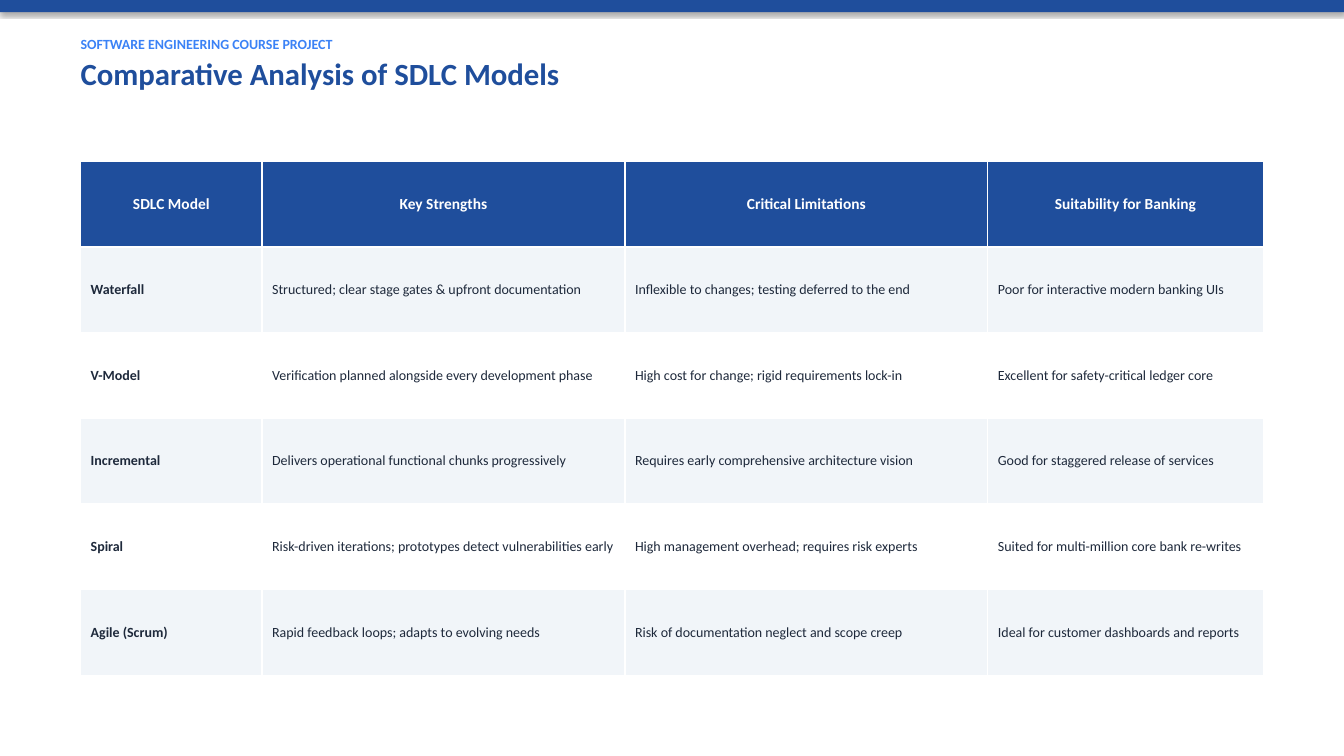
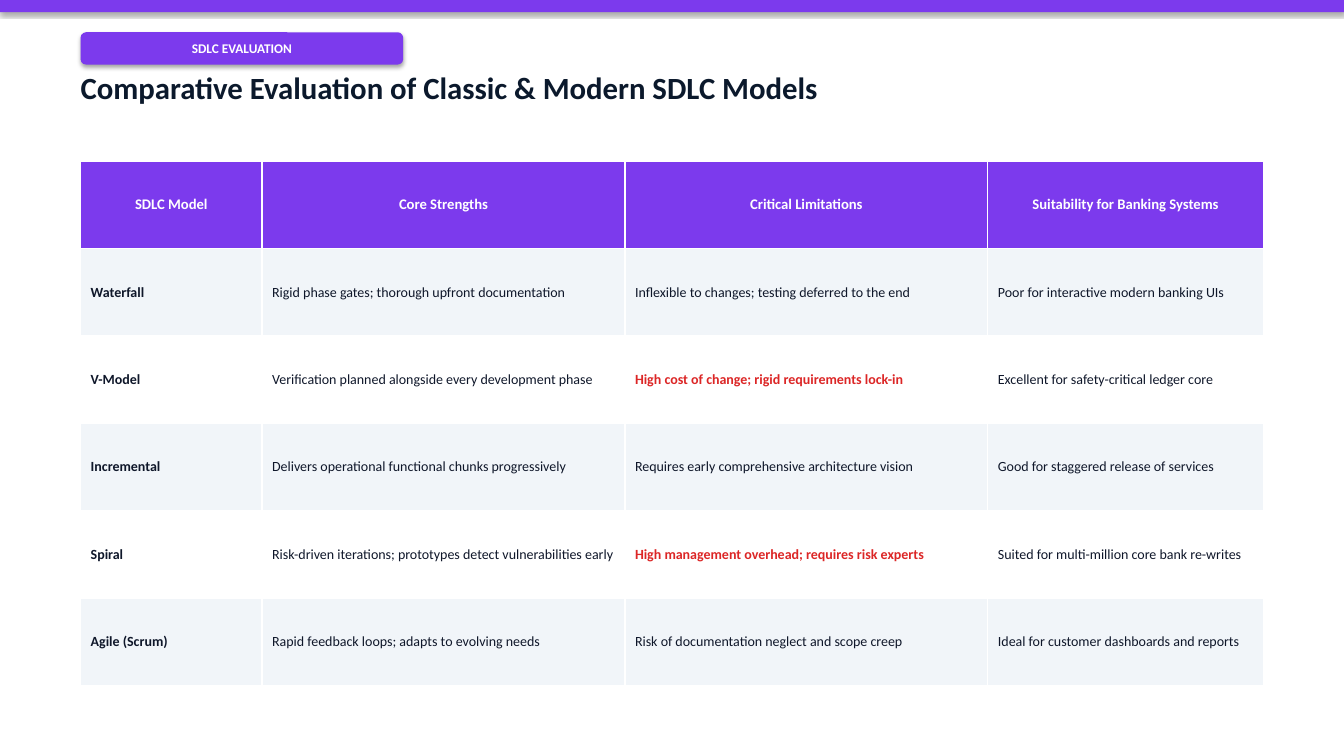
Before and after one commit to shreyasghatekar1-prog/Database-Management-System-Course-Project, a slide deck: slide 9 of Bank_Management_System_Software_Engineering_Presentation.pptx. Drawn at 1344x756 pixels with LibreOffice and Linux fonts; fonts in the diff are those of the drawing. Boxes give left, top, right and bottom in pixels: in the first picture for what was removed or moved away, otherwise in the second. Text is boxed around its words. In the diff, an @@ line names an element or a change of style, - is before the commit and + after.

```diff
--- a/Bank_Management_System_Software_Engineering_Presentation.pptx
+++ b/Bank_Management_System_Software_Engineering_Presentation.pptx
@@ rectangle at bbox=[0, 0, 1344, 12]: fill #1F4E9C to #7C3AED @@
@@ rounded rectangle added at bbox=[81, 32, 403, 65], fill #7C3AED, 9.5 pt, text #FFFFFF, bold @@
+SDLC EVALUATION
@@ text at bbox=[81, 77, 817, 104]: text changed; size 10 to 22 pt; text colour #3B82F6 to #0B192C @@
-SOFTWARE ENGINEERING COURSE PROJECT
-Comparative Analysis of SDLC Models
+Comparative Evaluation of Classic & Modern SDLC Models
@@ table at bbox=[81, 161, 1263, 686] @@
-row 1, column 2: Key Strengths
+row 1, column 2: Core Strengths
-row 1, column 4: Suitability for Banking
+row 1, column 4: Suitability for Banking Systems
-row 2, column 2: Structured; clear stage gates & upfront documentation
+row 2, column 2: Rigid phase gates; thorough upfront documentation
-row 3, column 3: High cost for change; rigid requirements lock-in
+row 3, column 3: High cost of change; rigid requirements lock-in
@@ fill #1F4E9C to #7C3AED in row 1 @@
@@ size 11 to 10.5 pt in "SDLC Model", "Critical Limitations" @@
@@ text colour #1E293B to #0F172A in "Waterfall", "Inflexible to changes; testing deferred to the ...", "Poor for interactive modern banking UIs", "V-Model" and 13 more places @@
@@ text colour #1E293B to #DC2626, bold on in "High management overhead; requires risk experts" @@
```
Also in this commit, not shown: 26 other slides changed, 2 slides added, 2 slides removed, 1 other file.
